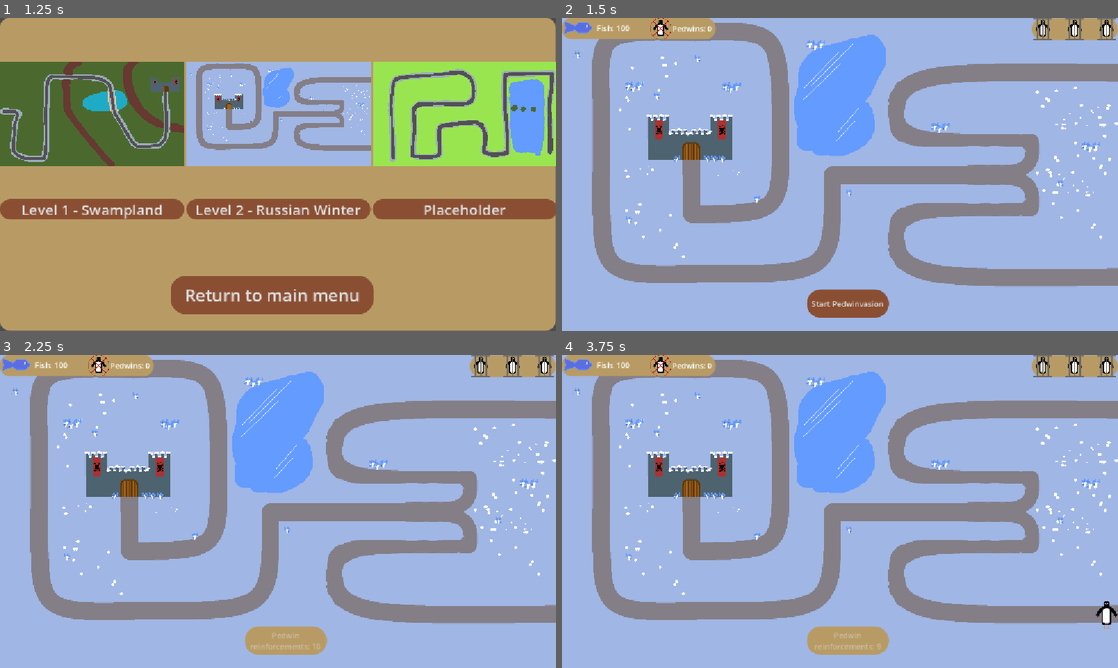
Above: before the commit, frames 1-4 (two rows, left to right).
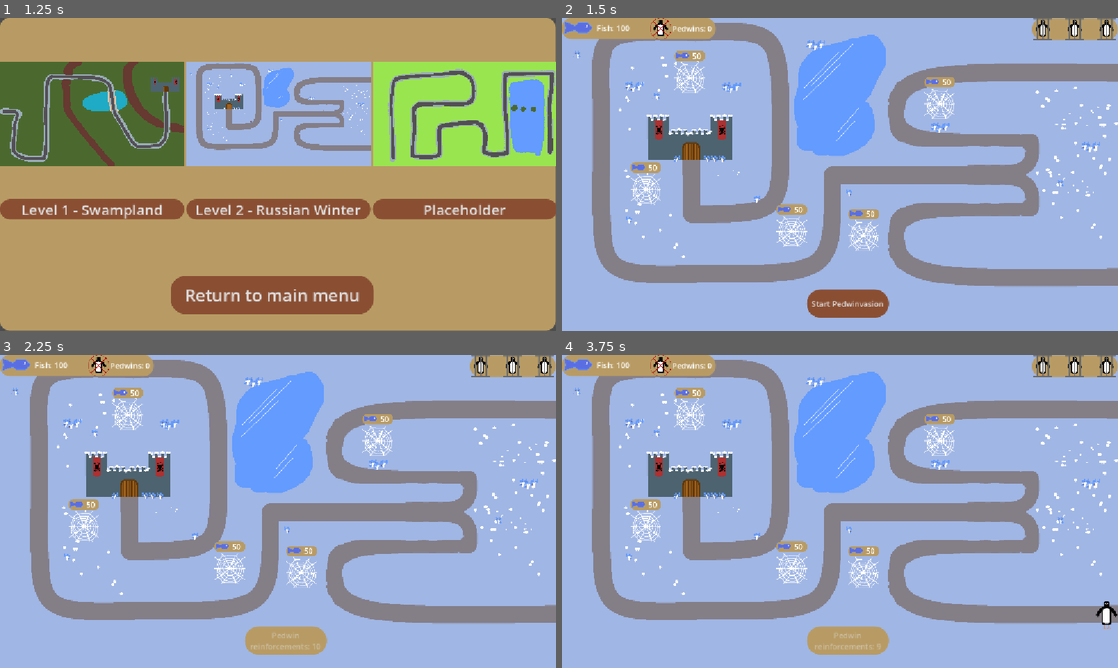
Above: after the commit, the same moments.

Repository: CrimsonCloak/pedwin
Game: Godot game, scene res://Scenes/menu.tscn
Same seed, same stepped clock (60 frames per second), same inputs: the game is played once before the commit and once after it.
Inputs (mouse positions are in pixels of both pictures, inside the frame that each line leads up to):
- Up to frame 1 (1.25 s): click "Start game" at 0.5 s
- Up to frame 2 (1.5 s): click "Level 2 - Russian Winter" at 1.25 s
- Up to frame 3 (2.25 s): click "Start Pedwinvasion" at 2 s
- Up to frame 4 (3.75 s): tap Enter at 2.75 s; move the mouse to (962, 495) at 2.77 s; click (962, 495) at 2.92 s; tap Space at 3.5 s; move the mouse to (728, 527) at 3.52 s; click (728, 527) at 3.67 s

Frame 1 is identical in both runs. In frame 2, 1.9% of the frame differs, in the area x 12-71%, y 10-75%; in frame 3, 1.9%; in frame 4, 1.9%.
Error after the commit: Invalid operands 'Dictionary' and 'int' in operator '=='. (res://Scripts/game.gd:70)

Commit message:
Added some plots to beta level 2

Diff:
--- /dev/null
+++ b/Scenes/Levels/Leveldata/demolevel_waves.json
@@ -0,0 +1,11 @@
+{
+"wave1": {
+"enemies": [
+{ "type": "pedwin", "count": 5 }
+]
+},
+"wave2": {
+"enemies": [
+{ "type": "pedwin", "count": 10 }
+]}
+}
--- /dev/null
+++ b/Scenes/Levels/Leveldata/level1_waves.json
@@ -0,0 +1,11 @@
+{
+"wave1": {
+"enemies": [
+{ "type": "pedwin", "count": 5 }
+]
+},
+"wave2": {
+"enemies": [
+{ "type": "pedwin", "count": 10 }
+]}
+}
--- a/Scenes/Levels/level2.tscn
+++ b/Scenes/Levels/level2.tscn
@@ -3,6 +3,7 @@
 [ext_resource type="Script" uid="uid://cur77xedsl4gn" path="res://Scripts/game.gd" id="1_5j5u1"]
 [ext_resource type="PackedScene" uid="uid://cmw57ycpp3g6g" path="res://Scenes/game_manager.tscn" id="2_tnuy3"]
 [ext_resource type="Texture2D" uid="uid://m11wjyhypels" path="res://Assets/Level2.png" id="3_3f8mu"]
+[ext_resource type="PackedScene" uid="uid://dcgd821vn4q86" path="res://Scenes/empty_plot.tscn" id="5_5j5u1"]
 [ext_resource type="PackedScene" uid="uid://br4vn4h68fivi" path="res://Scenes/UI/level_hud.tscn" id="5_16px4"]
 
 [sub_resource type="Curve2D" id="Curve2D_qxrlw"]
@@ -36,3 +37,18 @@
 autowrap_mode = 2
 
 [node name="LevelHud" parent="." unique_id=1502562895 instance=ExtResource("5_16px4")]
+
+[node name="EmptyPlot" parent="." unique_id=1246639761 instance=ExtResource("5_5j5u1")]
+position = Vector2(625, 451)
+
+[node name="EmptyPlot2" parent="." unique_id=879965492 instance=ExtResource("5_5j5u1")]
+position = Vector2(174, 355)
+
+[node name="EmptyPlot3" parent="." unique_id=1175932722 instance=ExtResource("5_5j5u1")]
+position = Vector2(265, 124)
+
+[node name="EmptyPlot4" parent="." unique_id=888735667 instance=ExtResource("5_5j5u1")]
+position = Vector2(783, 178)
+
+[node name="EmptyPlot5" parent="." unique_id=1137420559 instance=ExtResource("5_5j5u1")]
+position = Vector2(476, 442)
--- a/Scripts/game.gd
+++ b/Scripts/game.gd
@@ -2,6 +2,7 @@
 var pedwin_prefab: PackedScene = preload("res://Scenes/pedwin.tscn")
 @onready var path: Path2D = $Path2D
 @onready var button: Button = $StartButton
+@onready var wave_info
 var pedwin_wave_size: int
 var game_manager
 var victory_conditions_met: bool
@@ -11,6 +12,9 @@
 	button.pressed.connect (_button_pressed)
 	game_manager = get_node("/root/Game/GameManager")
 	pedwin_wave_size = game_manager.pedwins_per_wave
+	wave_info = read_wave_data()
+	print(wave_info)
+	print(typeof(wave_info))
 
 func _button_pressed():
 	$SpawnTimer.timeout.connect(spawn_enemy)
@@ -55,5 +59,20 @@
 func level_completed():
 	get_tree().change_scene_to_file("res://Scenes/menu.tscn") # TODO: replace with main menu return function
 
+func read_wave_data():
+	var file = FileAccess.open("res://Scenes/Levels/Leveldata/demolevel_waves.json", FileAccess.READ)
+	var json_text = file.get_as_text()
+	file.close()
+	var data
+	var json = JSON.new()
+	var error = json.parse_string(json_text)
+
+	if error == OK:
+		data = json.data
+		print(data)  # This will print the parsed data
+	else:
+		print("JSON Parse Error: ", json.get_error_message())
+	return data
+
 func play_victory_music():
 	pass
